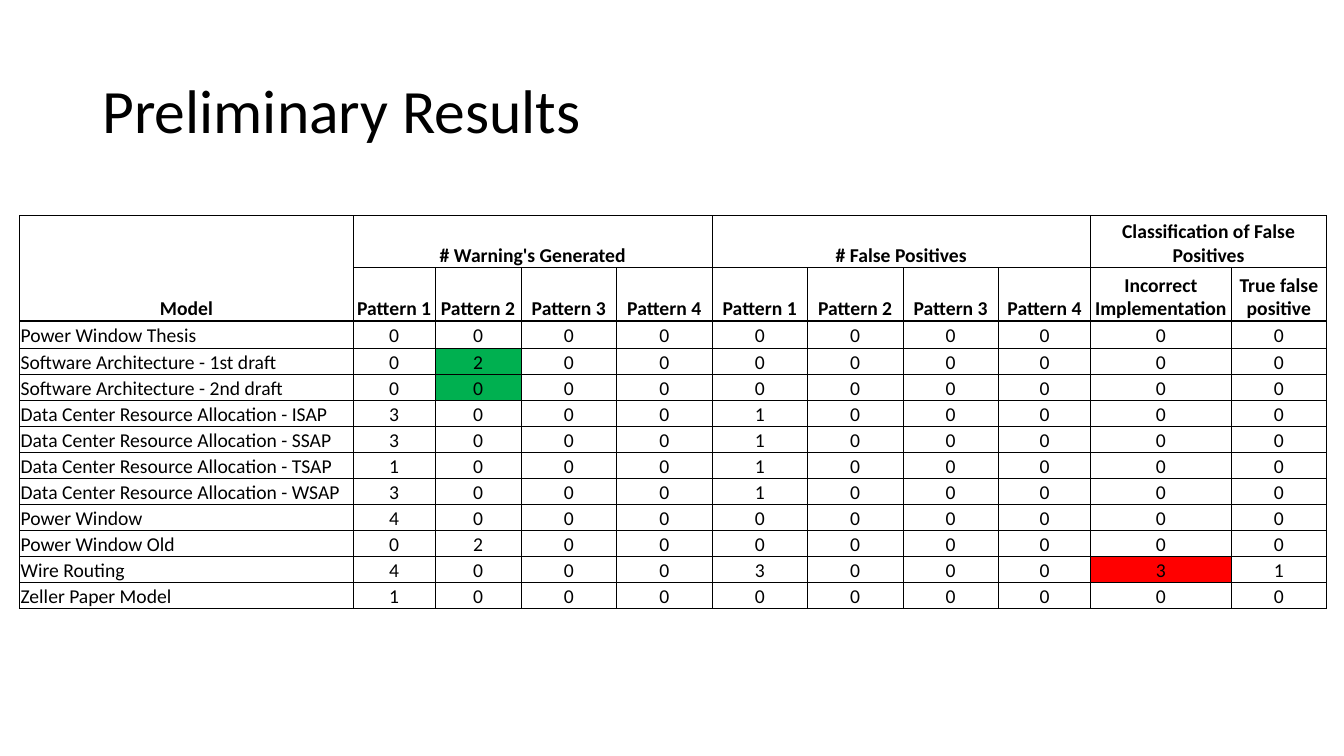
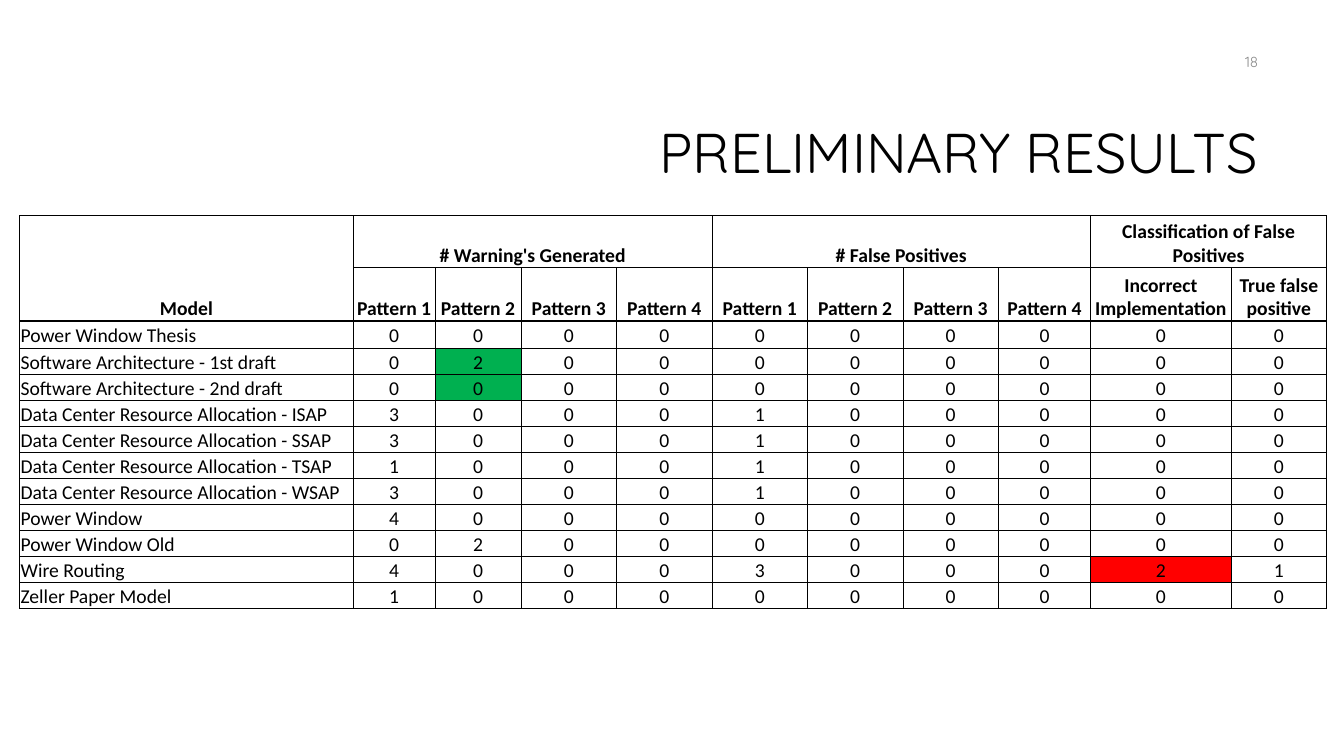
Before and after one commit to ross2jd/ECE654_Project, a slide deck: slide 18 of Presentation.pptx (slide 17 before the commit). Drawn at 1344x756 pixels with LibreOffice and Linux fonts; fonts in the diff are those of the drawing; background and template pictures are left out. Boxes give left, top, right and bottom in pixels: in the first picture for what was removed or moved away, otherwise in the second. Text is boxed around its words. In the diff, an @@ line names an element or a change of style, - is before the commit and + after.

```diff
--- a/Presentation.pptx
+++ b/Presentation.pptx
@@ page number added at (1245,57,1258,67), 10.5 pt, text #8C8C8C @@
+18
@@ title at (660,133,1258,174): text changed; size 44 to 40 pt; font Calibri to Quicksand @@
-Preliminary Results
+PRELIMINARY RESULTS
@@ table at (19,216,1328,610) @@
-row 12, column 10: 3
+row 12, column 10: 2
```
Also in this commit, not shown: 16 other slides changed, 2 slides added, 1 slide removed, 5 other files.
